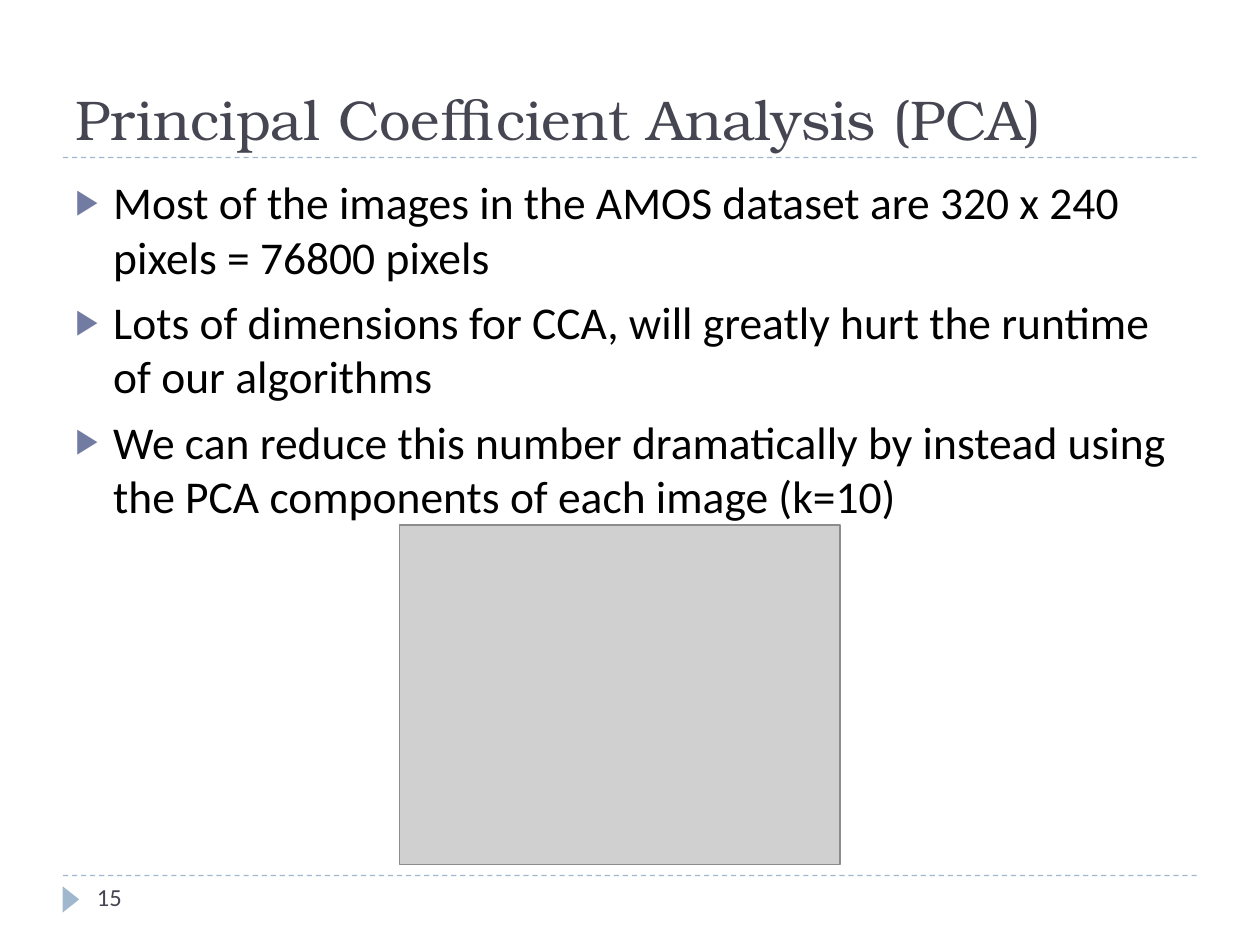
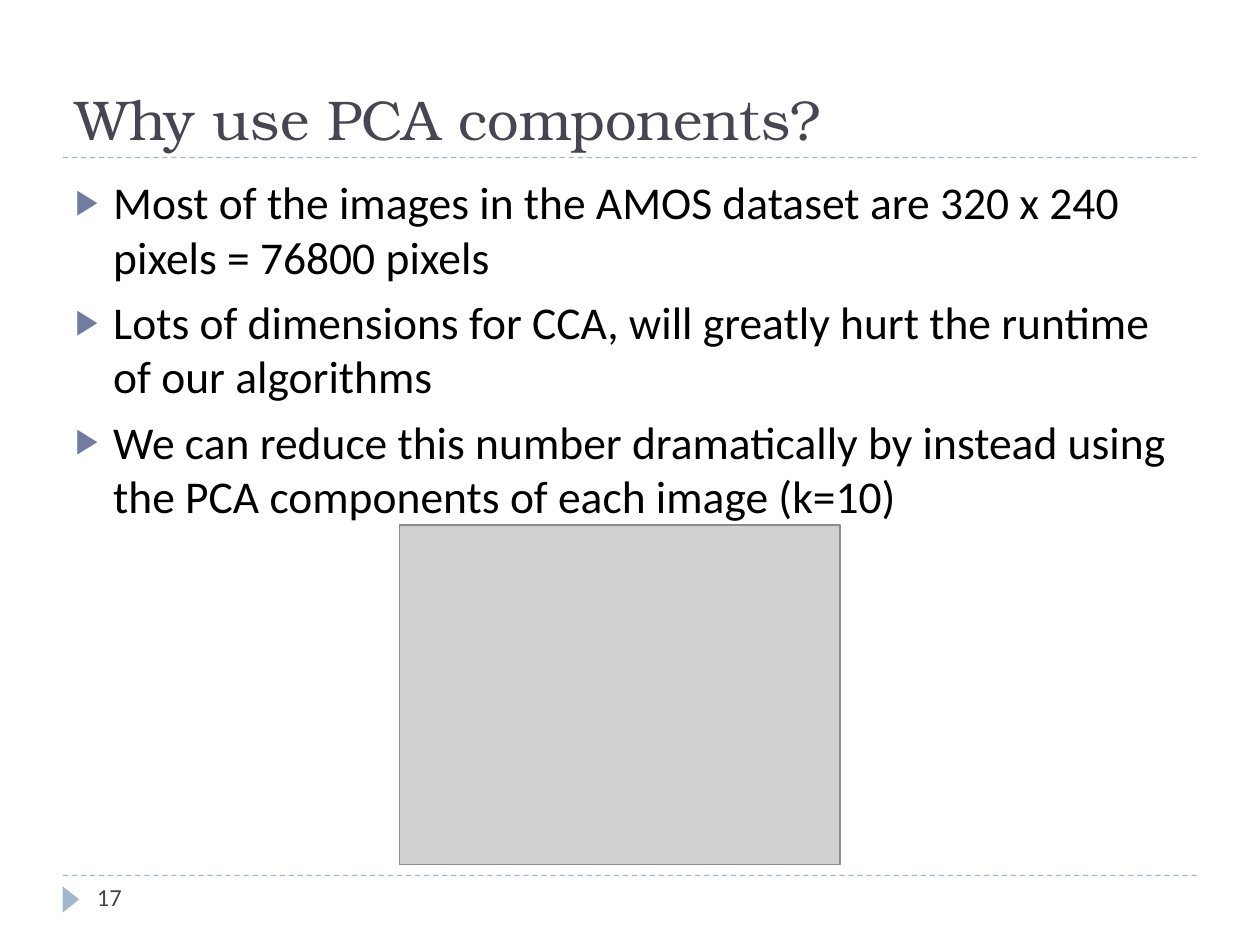
Before and after one commit to rspeyer/rzs-thesis, a slide deck: slide 17 of thesis-defense.pptx (slide 15 before the commit). Drawn at 1260x945 pixels with LibreOffice and Linux fonts; fonts in the diff are those of the drawing; grey boxes stand for pictures. Boxes give left, top, right and bottom in pixels: in the first picture for what was removed or moved away, otherwise in the second. Text is boxed around its words. In the diff, an @@ line names an element or a change of style, - is before the commit and + after.

```diff
--- a/thesis-defense.pptx
+++ b/thesis-defense.pptx
@@ title at box(75, 100, 821, 153): text changed @@
-Principal Coefficient Analysis (PCA)
+Why use PCA components?
@@ page number at box(97, 890, 122, 906): text changed @@
-15
+17
```
Also in this commit, not shown: 14 other slides changed, 4 slides added.
